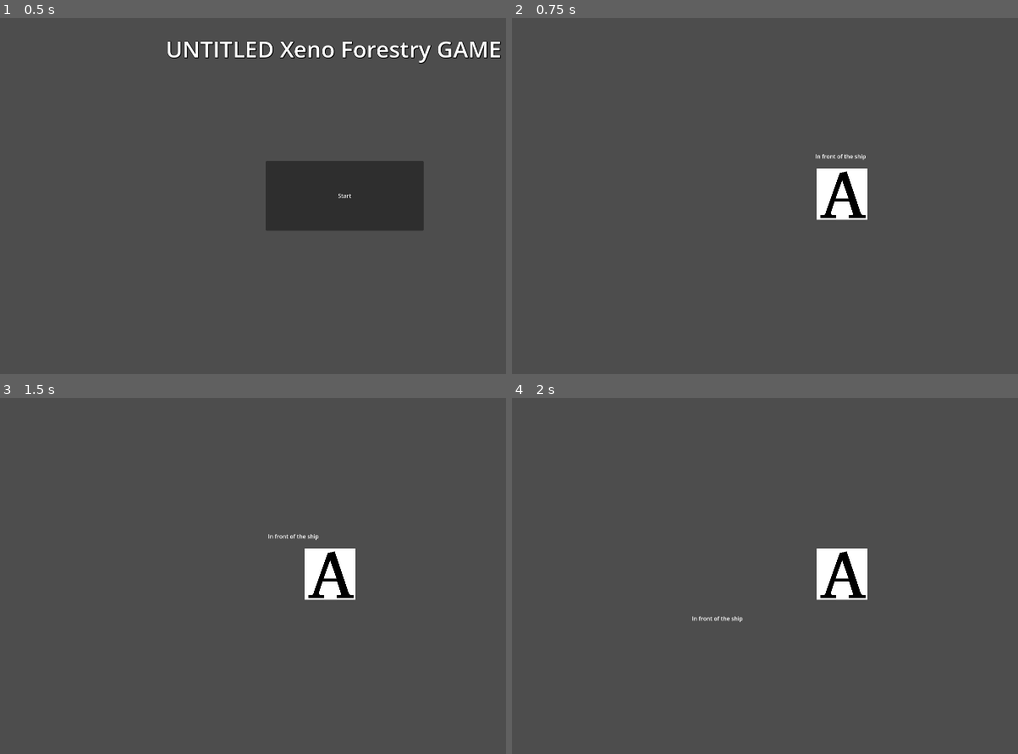
Above: before the commit, frames 1-4 (two rows, left to right).
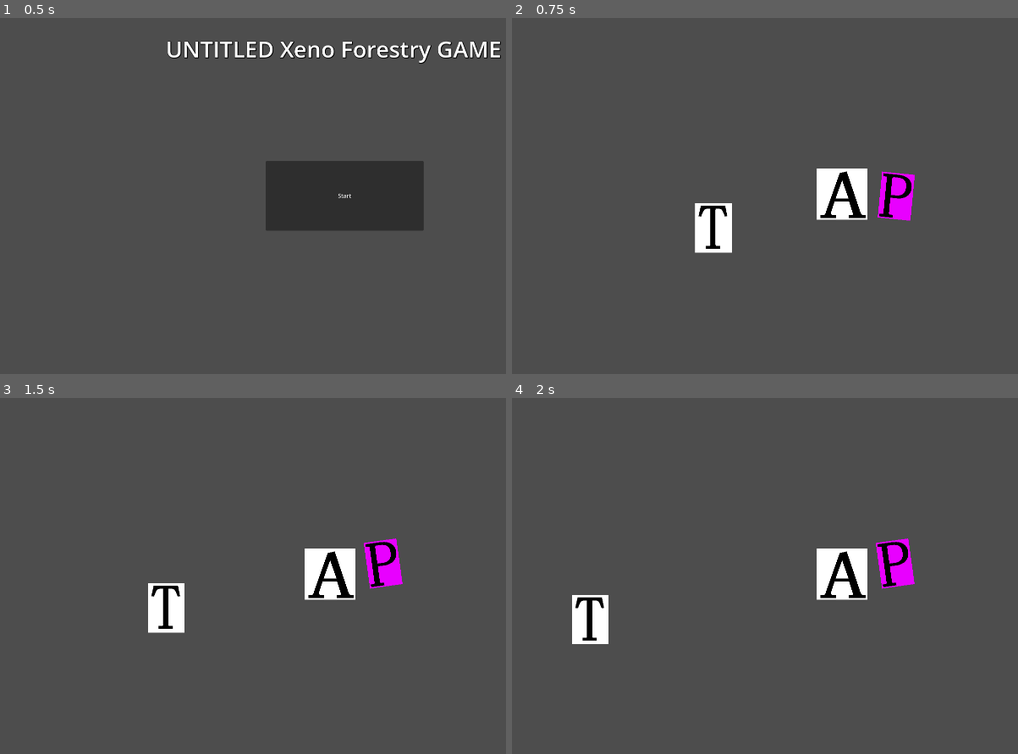
Above: after the commit, the same moments.

Repository: ErdrickBelmont/Buddy_Jam_2024_Team_4
Game: Godot game, scene res://start_screen.tscn
Same seed, same stepped clock (60 frames per second), same inputs: the game is played once before the commit and once after it.
Inputs (mouse positions are in pixels of both pictures, inside the frame that each line leads up to):
- Up to frame 1 (0.5 s): no input
- Up to frame 2 (0.75 s): click "Start" at 0.5 s
- Up to frame 3 (1.5 s): tap Enter at 1.25 s; move the mouse to (485, 551) at 1.27 s; hold D (ui_right) from 1.28 s (still down); click (485, 551) at 1.35 s
- Up to frame 4 (2 s): keep holding D (ui_right); tap W (ui_up) at 1.52 s

Frame 1 is identical in both runs. In frame 2, 1.9% of the frame differs, in the area x 36-80%, y 38-67%; in frame 3, 1.9%; in frame 4, 1.9%.

Commit message:
Movement,cursor, tree chopping done

Diff:
--- /dev/null
+++ b/BuddyJam2023_Tree_Game/Area2D.gd
@@ -0,0 +1,27 @@
+extends Area2D
+
+var d := 0.0
+var radius := 150.0
+var speed := 0.0
+
+# Called when the node enters the scene tree for the first time.
+func _ready():
+	pass # Replace with function body.
+
+
+# Called every frame. 'delta' is the elapsed time since the previous frame.
+func _process(delta):
+	look_at(get_global_mouse_position())
+	print(get_relative_transform_to_parent($"/root/Root_Node2D/CharacterBody2D/charCollider"))
+	#set_position(get_local_transform())
+	#(Vector2(get_relative_transform_to_parent($"/root/Root_Node2D/CharacterBody2D/charCollider")))
+	#var temp1: float = get_global_mouse_position().x
+	#var temp2: float = get_global_mouse_position().y
+	#var parentPosition: Vector2 = get_node("/root/Root_Node2D/CharacterBody2D/charCollider").position
+	#position = Vector2(sin(temp1),cos(temp2)) + Vector2(parentPosition.x +100, parentPosition.y + 100)
+	#translate(get_relative_transform_to_parent($"/root/Root_Node2D/CharacterBody2D/charCollider"))
+	pass
+#E 0:00:01:0404   Area2D.gd:12 @ _process(): Node not found: "CharacterBody2D" (relative to "/root/Root_Node2D/CharacterBody2D/Area2D").
+ # <C++ Error>    Method/function failed. Returning: nullptr
+ # <C++ Source>   scene/main/node.cpp:1651 @ get_node()
+ # <Stack Trace>  Area2D.gd:12 @ _process()
--- /dev/null
+++ b/BuddyJam2023_Tree_Game/Choppable_Tree.gd
@@ -0,0 +1,11 @@
+extends Node2D
+
+
+# Called when the node enters the scene tree for the first time.
+func _ready():
+	pass # Replace with function body.
+
+
+# Called every frame. 'delta' is the elapsed time since the previous frame.
+func _process(delta):
+	pass
--- /dev/null
+++ b/BuddyJam2023_Tree_Game/Choppable_Tree.tscn
@@ -0,0 +1,31 @@
+[gd_scene load_steps=5 format=3 uid="uid://btqjg4r3wu4oj"]
+
+[ext_resource type="Script" path="res://tree_targetted.gd" id="1_4u31i"]
+[ext_resource type="Texture2D" uid="uid://dyvl342r7ub2b" path="res://T.jpg" id="1_xnv8a"]
+[ext_resource type="Texture2D" uid="uid://i286oe082tgw" path="res://squareCrosshair-export.png" id="2_72ete"]
+
+[sub_resource type="RectangleShape2D" id="RectangleShape2D_d460k"]
+size = Vector2(24, 32)
+
+[node name="ChoppableTree" type="Area2D"]
+z_index = 3
+collision_layer = 4
+collision_mask = 2
+script = ExtResource("1_4u31i")
+
+[node name="tree_collider" type="CollisionShape2D" parent="."]
+z_index = 2
+shape = SubResource("RectangleShape2D_d460k")
+
+[node name="tree_targetted" type="Sprite2D" parent="."]
+visible = false
+show_behind_parent = true
+z_index = 1
+texture_filter = 1
+scale = Vector2(0.37, 0.505)
+texture = ExtResource("2_72ete")
+
+[node name="chop_tree" type="Sprite2D" parent="."]
+show_behind_parent = true
+scale = Vector2(0.08, 0.08)
+texture = ExtResource("1_xnv8a")
--- a/BuddyJam2023_Tree_Game/Global_Var.gd
+++ b/BuddyJam2023_Tree_Game/Global_Var.gd
@@ -1,6 +1,19 @@
 extends Node
 
-var wood = 0
-var energy = 10
-var fertilizer = 0
-var quota = 10
+var wood: int = 0
+var woodExportCap: int = 100
+var energy: int = 10
+var fertilizer: int = 0
+var quota: int = 10
+
+func woodAdd(inVal: int):
+	wood = wood + inVal
+func energyAdd(inVal: int):
+	energy = energy + inVal
+func fertilizerAdd(inVal: int):
+	fertilizer = fertilizer + inVal
+func check(lesser:int, max:int) -> bool:
+	if (lesser <= max):
+		return true
+	else:
+		return false
--- /dev/null
+++ b/BuddyJam2023_Tree_Game/Pause_Menu.tscn
@@ -0,0 +1,64 @@
+[gd_scene load_steps=5 format=3 uid="uid://divilrm8xpnrh"]
+
+[ext_resource type="Script" path="res://pause.gd" id="1_vcp6e"]
+
+[sub_resource type="Theme" id="Theme_6lqmv"]
+default_font_size = 45
+
+[sub_resource type="Theme" id="Theme_hvg6y"]
+default_font_size = 45
+
+[sub_resource type="Theme" id="Theme_xsv5w"]
+default_base_scale = 0.49
+default_font_size = 45
+
+[node name="PauseMenu" type="Control"]
+layout_mode = 3
+anchors_preset = 15
+anchor_right = 1.0
+anchor_bottom = 1.0
+offset_left = 4.0
+offset_top = 1.0
+offset_right = 4.0
+offset_bottom = 1.0
+grow_horizontal = 2
+grow_vertical = 2
+script = ExtResource("1_vcp6e")
+
+[node name="PanelContainer" type="PanelContainer" parent="."]
+layout_mode = 1
+anchors_preset = -1
+anchor_left = 0.317
+anchor_top = 0.038
+anchor_right = 0.672
+anchor_bottom = 0.425
+offset_left = -0.640015
+offset_top = 0.479996
+offset_right = 0.759888
+
+[node name="VBoxContainer" type="VBoxContainer" parent="PanelContainer"]
+layout_mode = 2
+size_flags_stretch_ratio = 500.0
+
+[node name="Resume" type="Button" parent="PanelContainer/VBoxContainer"]
+layout_mode = 2
+size_flags_vertical = 3
+theme = SubResource("Theme_6lqmv")
+text = "Resume"
+
+[node name="Options" type="Button" parent="PanelContainer/VBoxContainer"]
+layout_mode = 2
+size_flags_vertical = 3
+theme = SubResource("Theme_hvg6y")
+text = "Options"
+expand_icon = true
+
+[node name="Quit" type="Button" parent="PanelContainer/VBoxContainer"]
+layout_mode = 2
+size_flags_vertical = 3
+theme = SubResource("Theme_xsv5w")
+text = "Quit"
+
+[connection signal="pressed" from="PanelContainer/VBoxContainer/Resume" to="." method="_on_resume_pressed"]
+[connection signal="pressed" from="PanelContainer/VBoxContainer/Options" to="." method="_on_options_pressed"]
+[connection signal="pressed" from="PanelContainer/VBoxContainer/Quit" to="." method="_on_quit_pressed"]
--- /dev/null
+++ b/BuddyJam2023_Tree_Game/Player.tscn
@@ -0,0 +1,54 @@
+[gd_scene load_steps=8 format=3 uid="uid://dd8kuirq1mqtj"]
+
+[ext_resource type="Script" path="res://player_movement_script.gd" id="1_yfync"]
+[ext_resource type="Texture2D" uid="uid://bm70egjf2gsn6" path="res://A.jpg" id="2_6s85g"]
+[ext_resource type="Script" path="res://rotateScript.gd" id="3_to5mm"]
+[ext_resource type="Texture2D" uid="uid://b0248501jsv3j" path="res://P.jpg" id="4_dnj0p"]
+
+[sub_resource type="RectangleShape2D" id="RectangleShape2D_oh4fp"]
+size = Vector2(144, 143)
+
+[sub_resource type="RectangleShape2D" id="RectangleShape2D_crj7a"]
+
+[sub_resource type="CapsuleShape2D" id="CapsuleShape2D_7girb"]
+radius = 13.0225
+
+[node name="player_prefab" type="CharacterBody2D"]
+position = Vector2(387, 194)
+collision_layer = 3
+collision_mask = 12
+script = ExtResource("1_yfync")
+
+[node name="charCollider" type="CollisionShape2D" parent="."]
+position = Vector2(552, 331)
+shape = SubResource("RectangleShape2D_oh4fp")
+
+[node name="Sprite2D" type="Sprite2D" parent="charCollider"]
+position = Vector2(2, -1)
+scale = Vector2(0.521739, 0.390374)
+texture = ExtResource("2_6s85g")
+
+[node name="Camera2D" type="Camera2D" parent="."]
+position = Vector2(576, 321)
+
+[node name="OrbitHolder" type="CollisionShape2D" parent="." groups=["playerCursor"]]
+position = Vector2(554, 331)
+shape = SubResource("RectangleShape2D_crj7a")
+script = ExtResource("3_to5mm")
+
+[node name="Area2D" type="Area2D" parent="OrbitHolder"]
+position = Vector2(130.684, -9.93844)
+collision_layer = 2
+collision_mask = 12
+
+[node name="CollisionShape2D" type="CollisionShape2D" parent="OrbitHolder/Area2D"]
+modulate = Color(0.909804, 0, 1, 1)
+position = Vector2(25, 1)
+scale = Vector2(6.22, 6.22)
+shape = SubResource("CapsuleShape2D_7girb")
+one_way_collision_margin = 0.0
+
+[node name="Sprite2D2" type="Sprite2D" parent="OrbitHolder/Area2D/CollisionShape2D"]
+position = Vector2(-0.431509, -0.170674)
+scale = Vector2(0.0587783, 0.0572944)
+texture = ExtResource("4_dnj0p")
--- a/BuddyJam2023_Tree_Game/forest_entrance.tscn
+++ b/BuddyJam2023_Tree_Game/forest_entrance.tscn
@@ -1,59 +1,30 @@
-[gd_scene load_steps=5 format=3 uid="uid://bq4tnwwwxkc0l"]
+[gd_scene load_steps=4 format=3 uid="uid://bq4tnwwwxkc0l"]
 
-[ext_resource type="Script" path="res://player_movement_script.gd" id="1_ybx2w"]
-[ext_resource type="Texture2D" uid="uid://bm70egjf2gsn6" path="res://A.jpg" id="2_b0hk6"]
-
-[sub_resource type="GDScript" id="GDScript_gbfty"]
-script/source = "extends Node2D
-
-
-# Called when the node enters the scene tree for the first time.
-func _ready():
-	pass # Replace with function body.
-
-
-# Called every frame. 'delta' is the elapsed time since the previous frame.
-func _process(delta):
-	pass
-"
-
-[sub_resource type="RectangleShape2D" id="RectangleShape2D_oh4fp"]
-size = Vector2(144, 143)
+[ext_resource type="PackedScene" uid="uid://dd8kuirq1mqtj" path="res://Player.tscn" id="1_08bqn"]
+[ext_resource type="PackedScene" uid="uid://btqjg4r3wu4oj" path="res://Choppable_Tree.tscn" id="3_sptj4"]
+[ext_resource type="PackedScene" uid="uid://divilrm8xpnrh" path="res://Pause_Menu.tscn" id="3_towcn"]
 
 [node name="Root_Node2D" type="Node2D"]
-script = SubResource("GDScript_gbfty")
 
-[node name="Control" type="Control" parent="."]
-layout_mode = 3
-anchors_preset = 0
-offset_right = 1151.0
-offset_bottom = 647.0
+[node name="player_prefab" parent="." groups=["player"] instance=ExtResource("1_08bqn")]
+collision_mask = 13
 
-[node name="Label" type="Label" parent="Control"]
-layout_mode = 1
-anchors_preset = -1
-anchor_left = 0.41
-anchor_top = 0.325
-anchor_right = 0.527
-anchor_bottom = 0.448
-offset_left = 5.08997
-offset_top = 0.724991
-offset_right = -8.57703
-offset_bottom = -2.85602
-text = "In front of the ship
-"
+[node name="CanvasLayer" type="CanvasLayer" parent="."]
 
-[node name="CharacterBody2D" type="CharacterBody2D" parent="."]
-script = ExtResource("1_ybx2w")
+[node name="PauseMenu" parent="CanvasLayer" instance=ExtResource("3_towcn")]
+process_mode = 3
+offset_left = 837.0
+offset_top = 45.0
+offset_right = -1083.0
+offset_bottom = -995.0
+metadata/_edit_use_anchors_ = true
 
-[node name="CollisionShape2D" type="CollisionShape2D" parent="CharacterBody2D"]
-position = Vector2(552, 331)
-shape = SubResource("RectangleShape2D_oh4fp")
+[node name="ChoppableTree" parent="." groups=["tree"] instance=ExtResource("3_sptj4")]
+position = Vector2(575, 620)
+scale = Vector2(4.44, 4.44)
+collision_mask = 3
 
-[node name="Sprite2D" type="Sprite2D" parent="CharacterBody2D"]
-position = Vector2(554, 330)
-scale = Vector2(0.521739, 0.390374)
-texture = ExtResource("2_b0hk6")
-
-[node name="Camera2D" type="Camera2D" parent="CharacterBody2D"]
-position = Vector2(576, 321)
+[connection signal="area_entered" from="ChoppableTree" to="ChoppableTree" method="_on_area_entered"]
+[connection signal="area_exited" from="ChoppableTree" to="ChoppableTree" method="_on_area_exited"]
+[connection signal="mouse_entered" from="ChoppableTree" to="ChoppableTree" method="_on_mouse_entered"]
+[connection signal="mouse_exited" from="ChoppableTree" to="ChoppableTree" method="_on_mouse_exited"]
--- /dev/null
+++ b/BuddyJam2023_Tree_Game/pause.gd
@@ -0,0 +1,30 @@
+extends Control
+
+func _ready():
+	hide()
+
+func resume():
+	get_tree().paused = false
+	hide()
+func pause():
+	get_tree().paused = true
+	show()
+
+func testEsc():
+	if Input.is_action_just_pressed("ui_cancel") and get_tree().paused == false:
+		pause()
+	elif Input.is_action_just_pressed("ui_cancel") and get_tree().paused == true:
+		resume()
+
+func _on_resume_pressed():
+	resume()
+
+func _on_options_pressed():
+	resume()
+	get_tree().reload_current_scene()
+
+func _on_quit_pressed():
+	get_tree().quit()
+
+func _process(delta):
+	testEsc()
--- a/BuddyJam2023_Tree_Game/player_movement_script.gd
+++ b/BuddyJam2023_Tree_Game/player_movement_script.gd
@@ -16,7 +16,7 @@
 	# Handle jump
 	# Get the input direction and handle the movement/deceleration.
 	# As good practice, you should replace UI actions with custom gameplay actions.
-
+	set_velocity(Vector2(0,0))
 	var vertical_direction = Input.get_axis("ui_up","ui_down")
 	var horizontal_direction = Input.get_axis("ui_left", "ui_right")
 	#diagonal in all directions
--- a/BuddyJam2023_Tree_Game/project.godot
+++ b/BuddyJam2023_Tree_Game/project.godot
@@ -54,6 +54,15 @@
 , Object(InputEventKey,"resource_local_to_scene":false,"resource_name":"","device":-1,"window_id":0,"alt_pressed":false,"shift_pressed":false,"ctrl_pressed":false,"meta_pressed":false,"pressed":false,"keycode":0,"physical_keycode":83,"key_label":0,"unicode":115,"echo":false,"script":null)
 ]
 }
+click={
+"deadzone": 0.5,
+"events": []
+}
+left_Click={
+"deadzone": 0.5,
+"events": [Object(InputEventMouseButton,"resource_local_to_scene":false,"resource_name":"","device":-1,"window_id":0,"alt_pressed":false,"shift_pressed":false,"ctrl_pressed":false,"meta_pressed":false,"button_mask":0,"position":Vector2(0, 0),"global_position":Vector2(0, 0),"factor":1.0,"button_index":1,"canceled":false,"pressed":false,"double_click":false,"script":null)
+]
+}
 
 [rendering]
 
--- /dev/null
+++ b/BuddyJam2023_Tree_Game/rotateScript.gd
@@ -0,0 +1,15 @@
+extends CollisionShape2D
+
+
+# Called when the node enters the scene tree for the first time.
+func _ready():
+	pass # Replace with function body.
+
+
+# Called every frame. 'delta' is the elapsed time since the previous frame.
+func _process(delta):
+	look_at(get_global_mouse_position())
+
+	#if(get_)
+
+	pass
--- a/BuddyJam2023_Tree_Game/shipUpgradeScene.tscn
+++ b/BuddyJam2023_Tree_Game/shipUpgradeScene.tscn
@@ -1,4 +1,8 @@
-[gd_scene format=3 uid="uid://ddslg5bnvlshq"]
+[gd_scene load_steps=3 format=3 uid="uid://ddslg5bnvlshq"]
+
+[sub_resource type="Theme" id="Theme_aon5i"]
+
+[sub_resource type="PortableCompressedTexture2D" id="PortableCompressedTexture2D_uv51u"]
 
 [node name="ShipUpgradeScene" type="Control"]
 layout_mode = 3
@@ -7,3 +11,36 @@
 anchor_bottom = 1.0
 grow_horizontal = 2
 grow_vertical = 2
+
+[node name="VBoxContainer" type="VBoxContainer" parent="."]
+layout_mode = 1
+anchors_preset = -1
+anchor_left = 0.846
+anchor_top = 0.023
+anchor_right = 0.999
+anchor_bottom = 0.965
+offset_left = -0.320068
+offset_top = 0.079998
+offset_right = -0.0800781
+offset_bottom = 0.399963
+
+[node name="Button" type="Button" parent="VBoxContainer"]
+modulate = Color(1, 0.301961, 0.423529, 0.784314)
+layout_mode = 2
+size_flags_vertical = 3
+text = "Energy Up?"
+
+[node name="Button2" type="Button" parent="VBoxContainer"]
+modulate = Color(1, 0.301961, 0.423529, 1)
+self_modulate = Color(1, 1, 1, 0.784314)
+layout_mode = 2
+size_flags_vertical = 3
+text = "Stronger Chop?"
+
+[node name="Button3" type="Button" parent="VBoxContainer"]
+modulate = Color(1, 0.301961, 0.423529, 0.784314)
+layout_mode = 2
+size_flags_vertical = 3
+theme = SubResource("Theme_aon5i")
+text = "Some Other Upgrade"
+icon = SubResource("PortableCompressedTexture2D_uv51u")
--- /dev/null
+++ b/BuddyJam2023_Tree_Game/tree_targetted.gd
@@ -0,0 +1,54 @@
+extends Node2D
+
+
+enum tree_states {GROWN,CHOPPED,FIRTALIZED}
+var tree_health = 5
+var current_tree_state = tree_states.GROWN
+var cursor_select: bool = false
+var mouse_on_tree: bool = false
+
+#func _on_tree_collider_child_entered_tree(area):
+	##f area.is_in_group("player"):
+		#get_node("Area2D/tree_targetted").set_visible(true)
+		#print("entered in tree collider")
+#
+#func _on_tree_collider_child_exiting_tree(area):
+	##f area.is_in_group("player"):
+		#get_node(".").set_visible(false)
+		#print("left tree collider")
+
+
+func _on_area_entered(area):
+	#if(area.name == )
+	get_child(1,false).show()
+	cursor_select = true
+
+func _on_area_exited(area):
+	get_child(1,false).hide()
+	cursor_select = false
+	pass # Replace with function body.
+
+func _on_mouse_entered():
+	mouse_on_tree = true
+	pass # Replace with function body.
+
+
+
+func _on_mouse_exited():
+	mouse_on_tree = false
+	pass # Replace with function body.
+
+func _process(delta):
+	if(cursor_select && mouse_on_tree && Input.is_action_just_pressed("left_Click")):
+		match current_tree_state:
+			tree_states.GROWN:
+				tree_health -= 1
+				print(tree_health)
+				if(tree_health == 0):
+					current_tree_state = tree_states.CHOPPED
+					print("trees been chopped")
+			tree_states.CHOPPED:
+				current_tree_state = tree_states.FIRTALIZED
+				print("fertilized")
+			_:
+				print("tree already fertilzied")
Binary file added: BuddyJam2023_Tree_Game/P.jpg
Not shown, added: BuddyJam2023_Tree_Game/P.jpg.import
Binary file added: BuddyJam2023_Tree_Game/T.jpg
Not shown, added: BuddyJam2023_Tree_Game/T.jpg.import
Binary file added: BuddyJam2023_Tree_Game/squareCrosshair-export.png
Not shown, added: BuddyJam2023_Tree_Game/squareCrosshair-export.png.import
Not shown, added: BuddyJam2023_Tree_Game/Cho4B2C.tmp
Not shown, added: BuddyJam2023_Tree_Game/Cho5CFA.tmp
Not shown, added: BuddyJam2023_Tree_Game/Cho6AF.tmp
Not shown, added: BuddyJam2023_Tree_Game/ChoAD0.tmp
Not shown, added: BuddyJam2023_Tree_Game/Pure_2D_Game_No_XR.build
Not shown, added: BuddyJam2023_Tree_Game/for8322.tmp
(and 1 more such lines)
